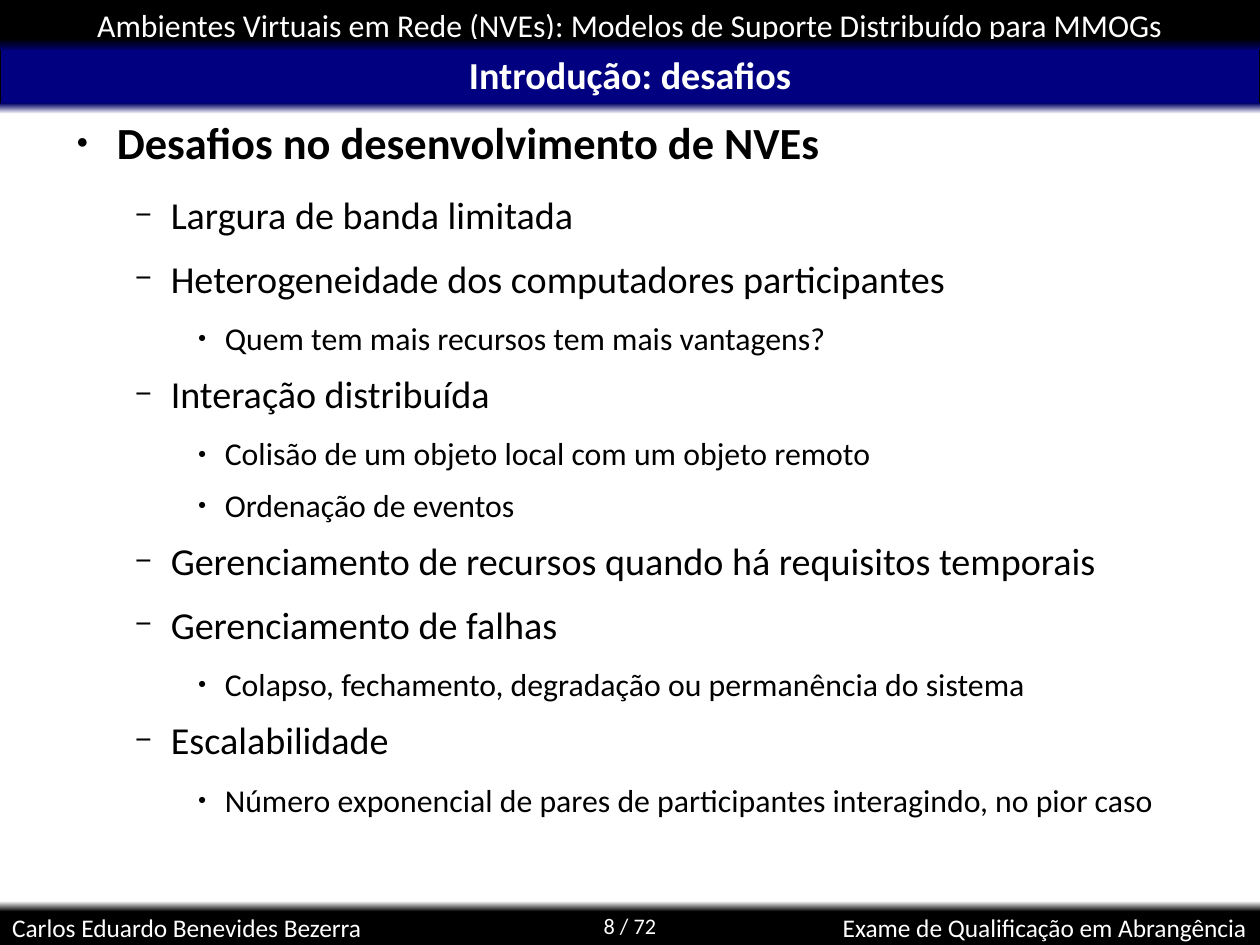
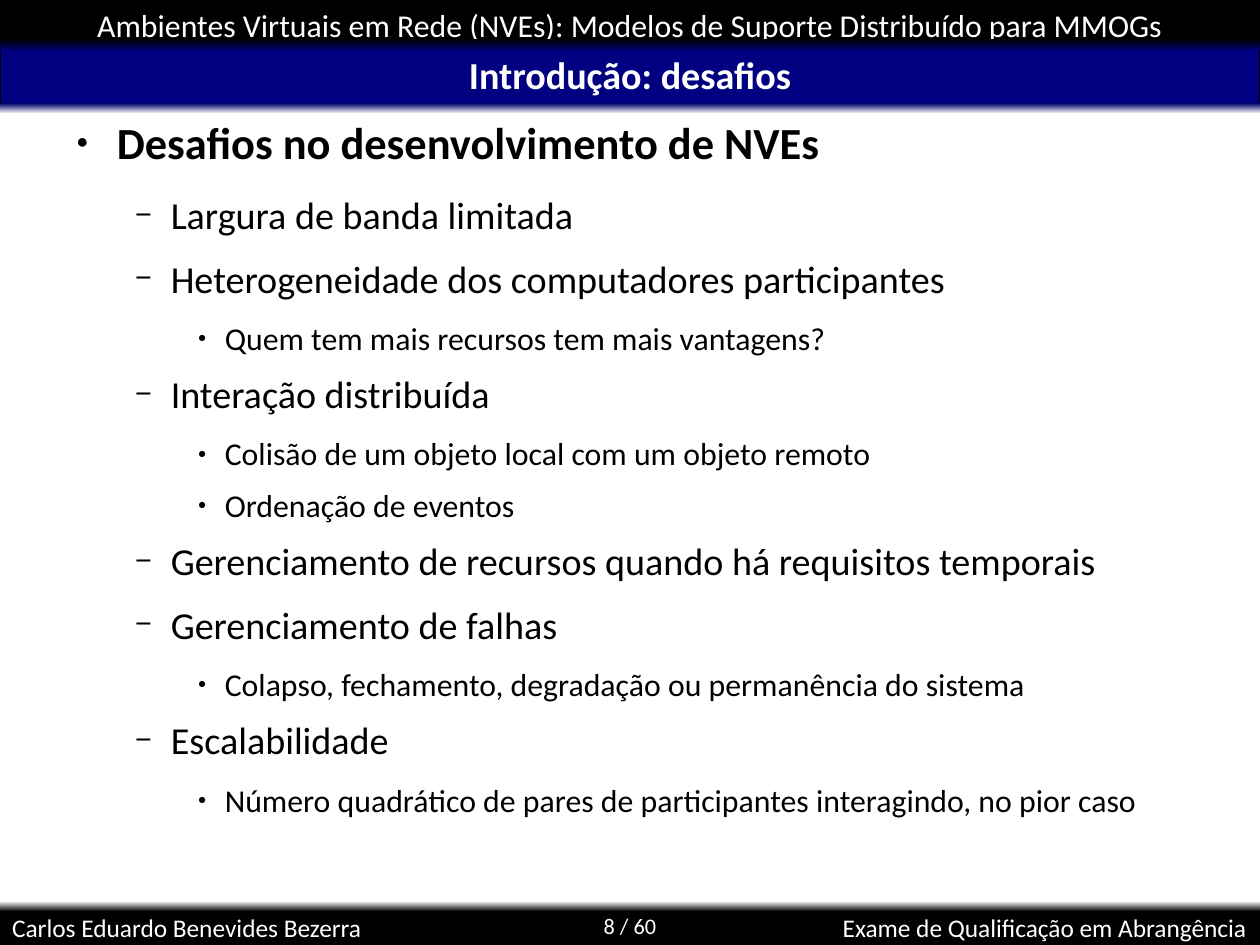
Before and after one commit to kdubezerra/kdubezerra, a slide deck: slide 8 of disciplinas/cmp600/app.ppt. Drawn at 1260x945 pixels with LibreOffice and Linux fonts; fonts in the diff are those of the drawing; background and template pictures are left out. Boxes give left, top, right and bottom in pixels: in the first picture for what was removed or moved away, otherwise in the second. Text is boxed around its words. In the diff, an @@ line names an element or a change of style, - is before the commit and + after.

```diff
--- a/disciplinas/cmp600/app.ppt
+++ b/disciplinas/cmp600/app.ppt
@@ text at bbox=[225, 790, 1136, 818]: text changed @@
-    ● Número exponencial de pares de participantes interagindo, no pior caso
+    ● Número quadrático de pares de participantes interagindo, no pior caso
@@ page number at bbox=[604, 919, 657, 934]: text changed @@
-8 / 72
+8 / 60
```
Also in this commit, not shown: 4 other slides changed, 21 slides added, 1 slide removed, 1 other file.
